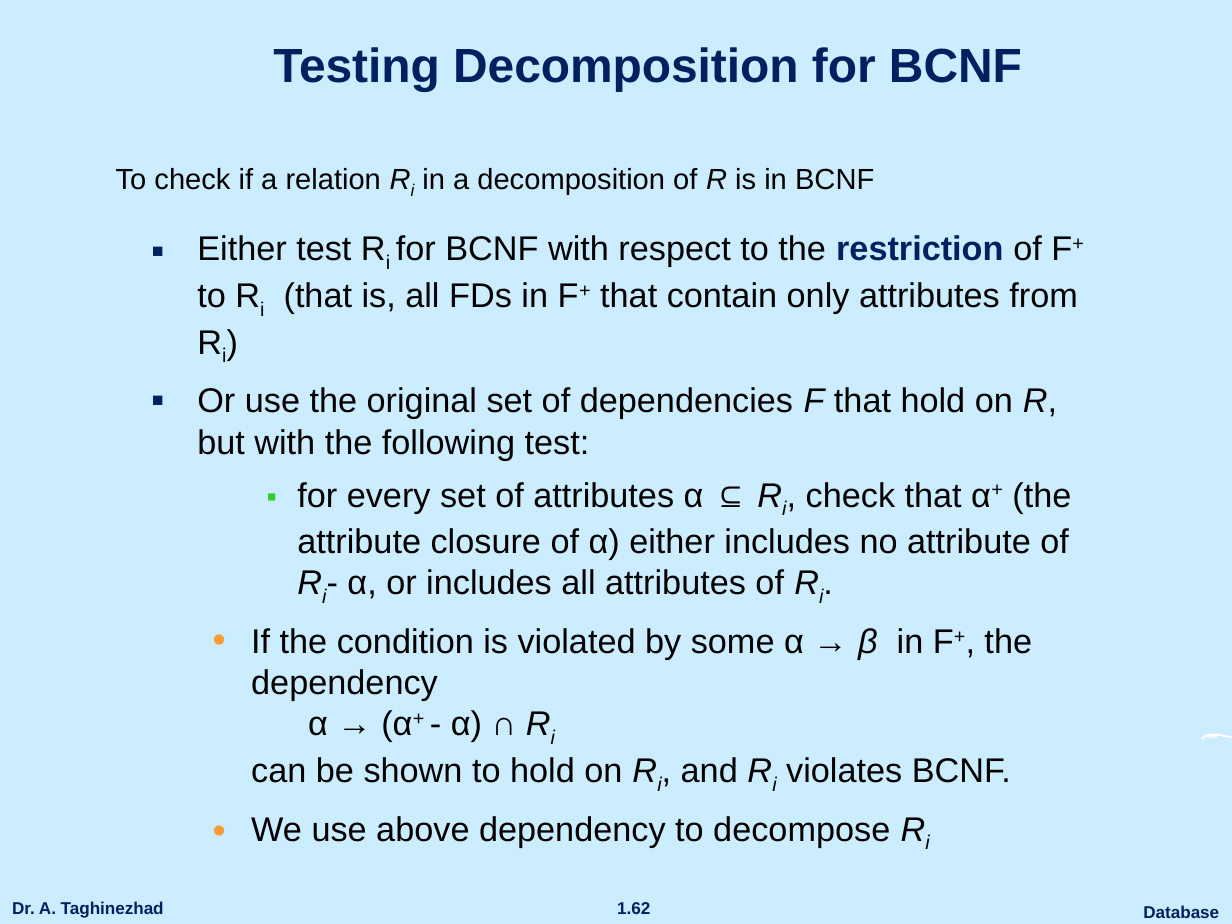
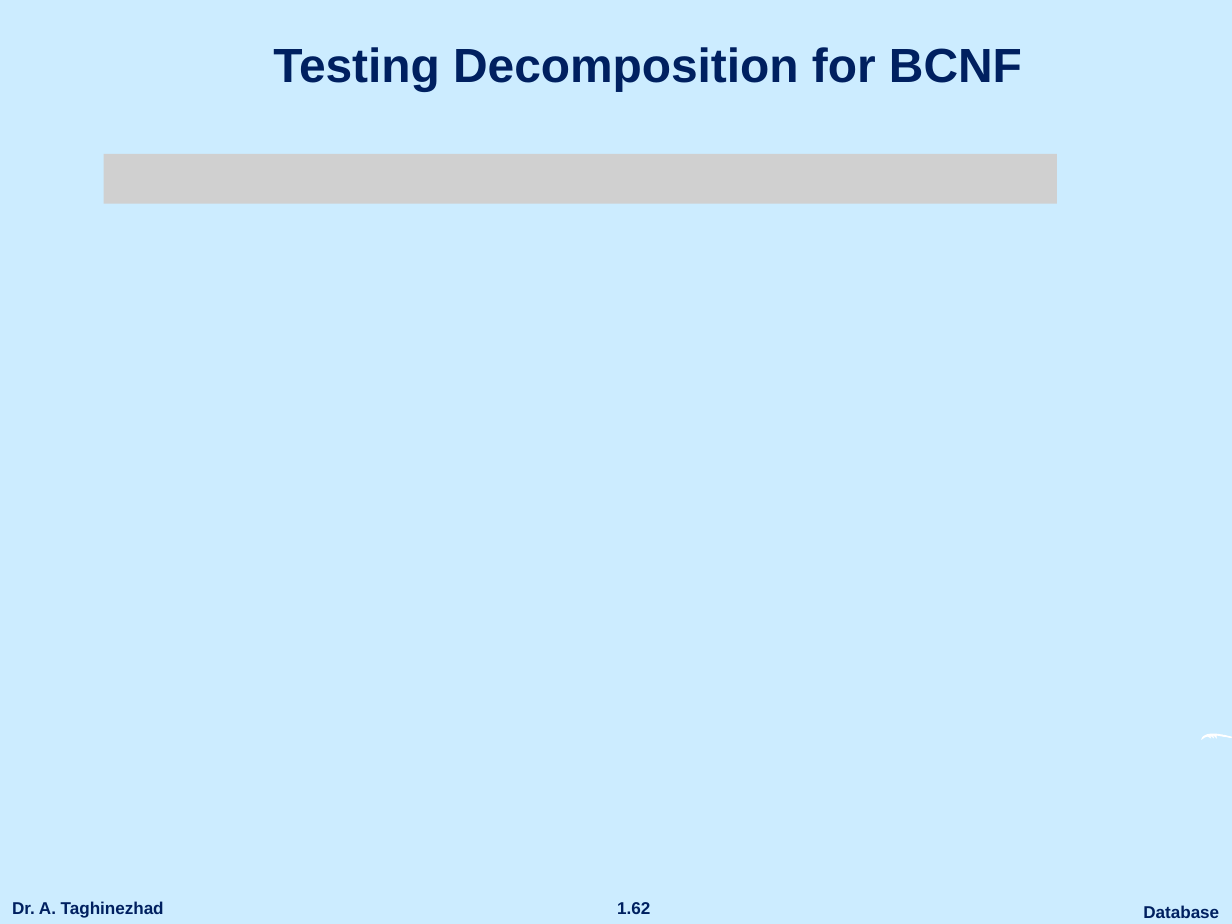
Before and after one commit to ataghinezhad/ataghinezhad.github.io, a slide deck: slide 62 of courses/downloads/temp/Database_Lec5.pptx. Drawn at 1232x924 pixels with LibreOffice and Linux fonts; fonts in the diff are those of the drawing; grey boxes stand for pictures; background and template pictures are left out. Boxes give left, top, right and bottom in pixels: in the first picture for what was removed or moved away, otherwise in the second. Text is boxed around its words. In the diff, an @@ line names an element or a change of style, - is before the commit and + after.

```diff
--- a/courses/downloads/temp/Database_Lec5.pptx
+++ b/courses/downloads/temp/Database_Lec5.pptx
@@ picture added at [103, 154, 1057, 203] @@
@@ text removed at [116, 168, 874, 194] @@
-To check if a relation Ri in a decomposition of R is in BCNF
@@ text removed at [197, 235, 1077, 847] @@
-▪ Either test Ri for BCNF with respect to the restriction of F+ to Ri (that is, all FDs in F+ that contain only attributes from Ri)
-▪ Or use the original set of dependencies F that hold on R, but with the following test:
-    ▪ for every set of attributes α ⊆ Ri, check that α+ (the attribute closure of α) either includes no attribute of Ri- α, or includes all attributes of Ri.
-  • If the condition is violated by some α → β in F+, the dependency
-    α → (α+ - α) ∩ Ri
-    can be shown to hold on Ri, and Ri violates BCNF.
-  • We use above dependency to decompose Ri
```
Also in this commit, not shown: 86 other slides changed, 12 slides added, 12 slides removed, 3 other files.
